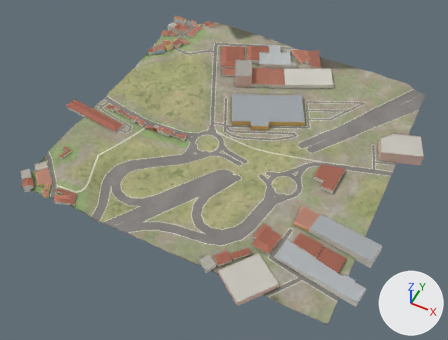
The glTF model public/tiles/charneca/t_3_4.glb, before and after one commit.
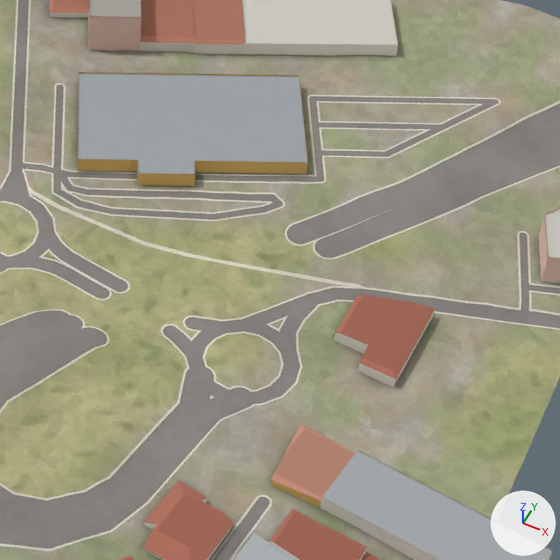
There are two pictures of each version: one whole from a 50 mm camera at (162.0, 8664.0, 872.0) aimed at (-142.0, 9272.0, 112.0), one close up on the part from 46% to 86% of the width and 21% to 73% of the height. The axes (+X, +Y, +Z) are drawn at lower right. The lights are the same throughout. The last two pictures show the newer version. Where no turn or scale is listed for an object, it has been applied to the vertices. Vertices at exactly the same position are counted once.

Names of what the first close-up shows: 'buildings', 'terrain'.
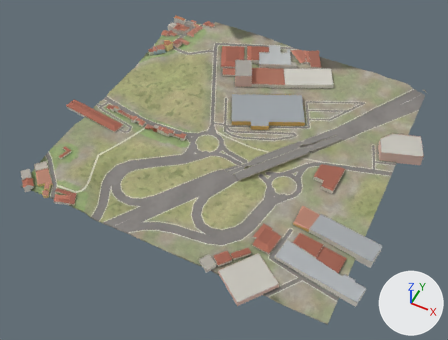
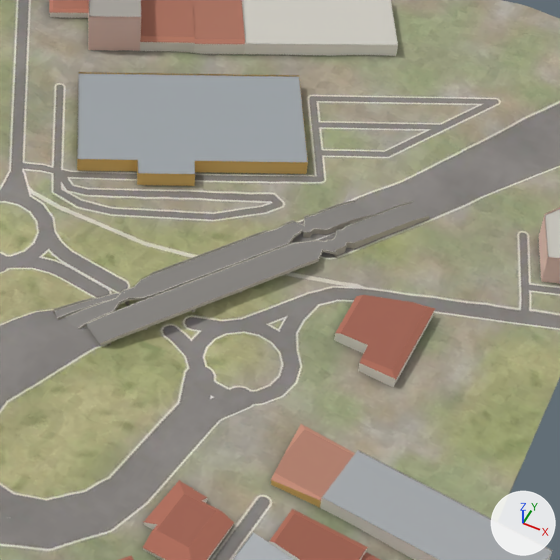
What changed in the scene script:
```text
Change me_buildings:
    used by ob_buildings; location = (-145.9, 9316.1, 151.4)
    remove me_buildings.from_pydata(...)  # 2285 vertices, 2677 faces; spans x -290.0..290.0, y -271.0..271.0, z -21.0..21.0
    add me_buildings.from_pydata(...)  # 3380 vertices, 4293 faces; spans x -290.0..290.0, y -271.0..271.0, z -21.0..21.0
    me_buildings part 1: 1082 vertices added at x 16.0..162.0, y -78.0..91.0, z -16.0..-6.0
    other edits to the shape of me_buildings do not show in these pictures
```

Pixel boxes [x1, y1, x2, y2] of what changed, in the close-ups (560 x 560 px):
part 1 of me_buildings, added
    after: [54, 199, 429, 346]
